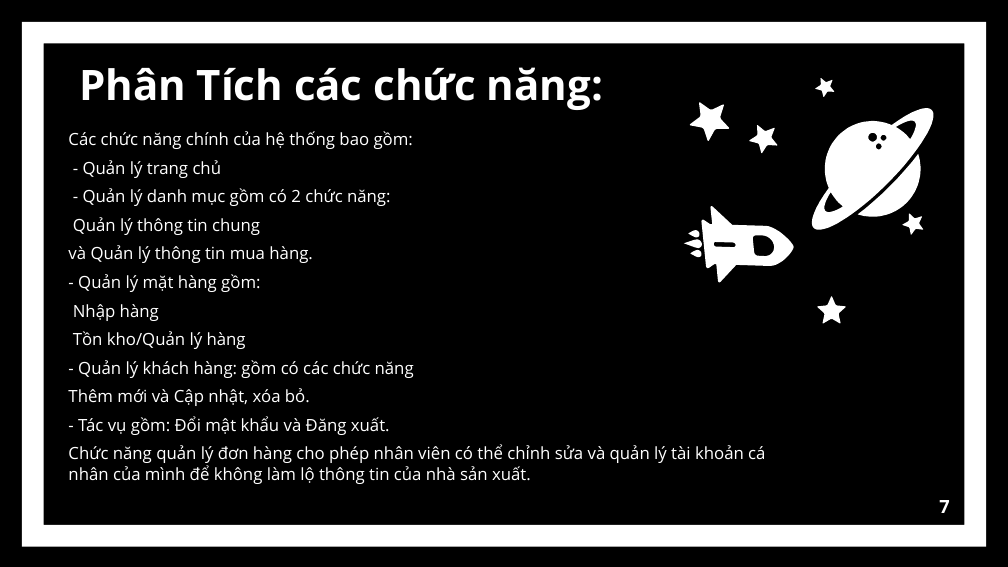
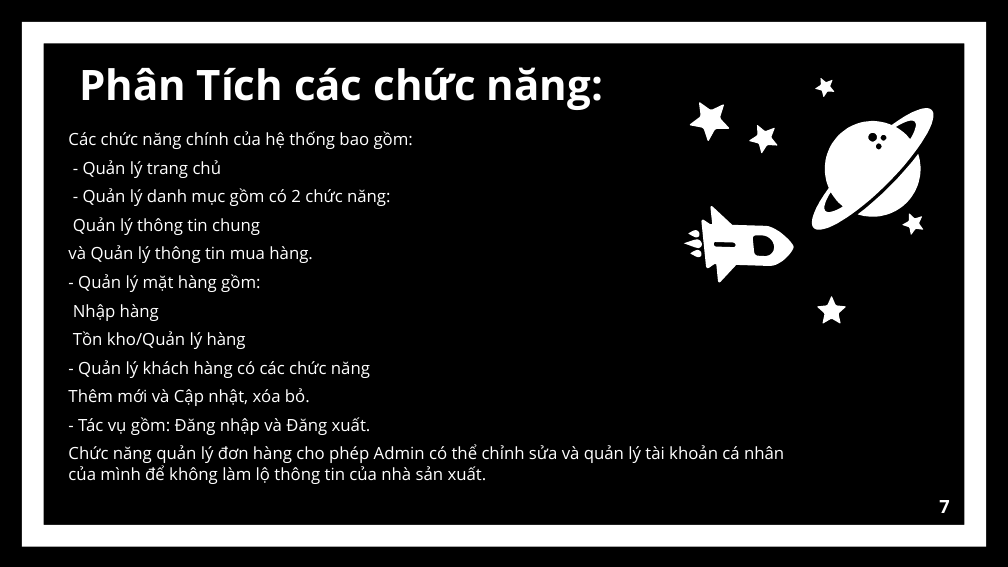
Before and after one commit to LinhChi610/PTLChi.BTL.226, a slide deck: slide 7 of SLIDE-HTQLBHDTDĐ.pptx. Drawn at 1008x567 pixels with LibreOffice and Linux fonts; fonts in the diff are those of the drawing. Boxes give left, top, right and bottom in pixels: in the first picture for what was removed or moved away, otherwise in the second. Text is boxed around its words. In the diff, an @@ line names an element or a change of style, - is before the commit and + after.

```diff
--- a/SLIDE-HTQLBHDTDĐ.pptx
+++ b/SLIDE-HTQLBHDTDĐ.pptx
@@ subtitle at bbox=[78, 360, 370, 378]: text changed @@
-- Quản lý khách hàng: gồm có các chức năng
+- Quản lý khách hàng có các chức năng
@@ subtitle at bbox=[68, 417, 784, 484]: text changed @@
-- Tác vụ gồm: Đổi mật khẩu và Đăng xuất.
-Chức năng quản lý đơn hàng cho phép nhân viên có thể chỉnh sửa và quản lý tài khoản cá nhân của mình để không làm lộ thông tin của nhà sản xuất.
+- Tác vụ gồm: Đăng nhập và Đăng xuất.
+Chức năng quản lý đơn hàng cho phép Admin có thể chỉnh sửa và quản lý tài khoản cá nhân của mình để không làm lộ thông tin của nhà sản xuất.
```
Also in this commit, not shown: 1 slide added, 3 slides removed, 1 other file.
